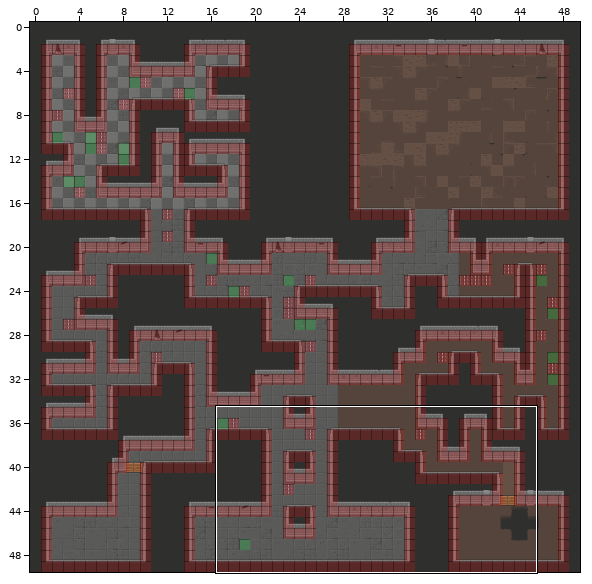
Tiled map -- Team5_Torchase/win32/Resources/Maptest/MapLevel1.tmx. Above: a wide view before the commit, with the close-up outlined.
Close-up. Earlier state:
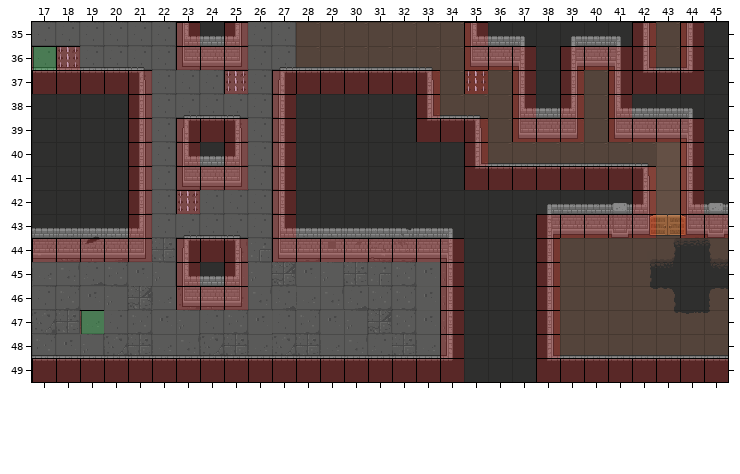
Cells are 32x32 px. Shown: x 17..45, y 35..49. The commit also changed other parts of the map, which this record leaves out. Layer "door" is drawn 12,13 px off the grid.
Once edited:
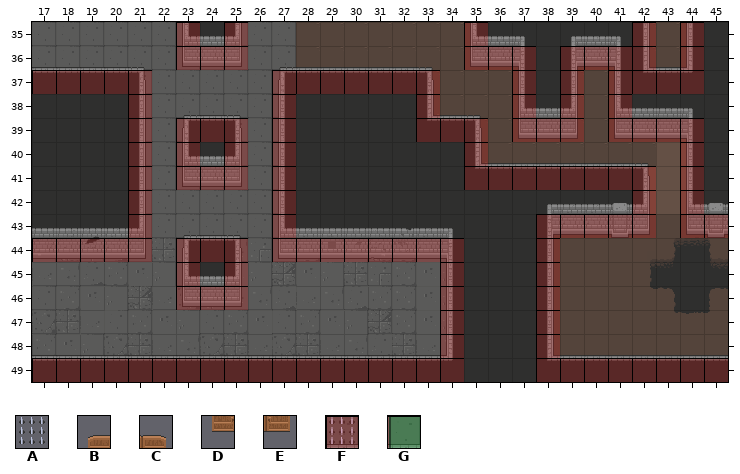
Key: from "GamemapObject": A 243, B 288, C 289, D 304, E 305; from "meta_tiles": F 0, G 1.
_ is an empty cell.
See-through tiles are keyed as they look on the map.
Change:
{"where": "layer \"die\" (removed)"}
{"y":36,"x":18,"old":"A","new":"_"}
{"y":37,"x":25,"old":"A","new":"_"}
{"y":37,"x":35,"old":"A","new":"_"}
{"y":42,"x":23,"old":"A","new":"_"}
{"where": "layer \"door\" (removed)"}
{"y":42,"x":42,"old":"BC","new":"__"}
{"y":43,"x":42,"old":"DE","new":"__"}
{"where": "layer \"Trap_plant\" (removed)"}
{"y":36,"x":17,"old":"G","new":"_"}
{"y":47,"x":19,"old":"G","new":"_"}
{"where": "layer \"Trap\" (removed)"}
{"y":36,"x":18,"old":"F","new":"_"}
{"y":37,"x":25,"old":"F","new":"_"}
{"y":37,"x":35,"old":"F","new":"_"}
{"y":42,"x":23,"old":"F","new":"_"}
{"label":"removed","picture_box":[32,46,80,70]}
{"label":"removed","picture_box":[224,70,248,94]}
{"label":"removed","picture_box":[464,70,488,94]}
{"label":"removed","picture_box":[176,190,200,214]}
{"label":"removed","picture_box":[649,214,686,236]}
{"label":"removed","picture_box":[80,310,104,334]}
